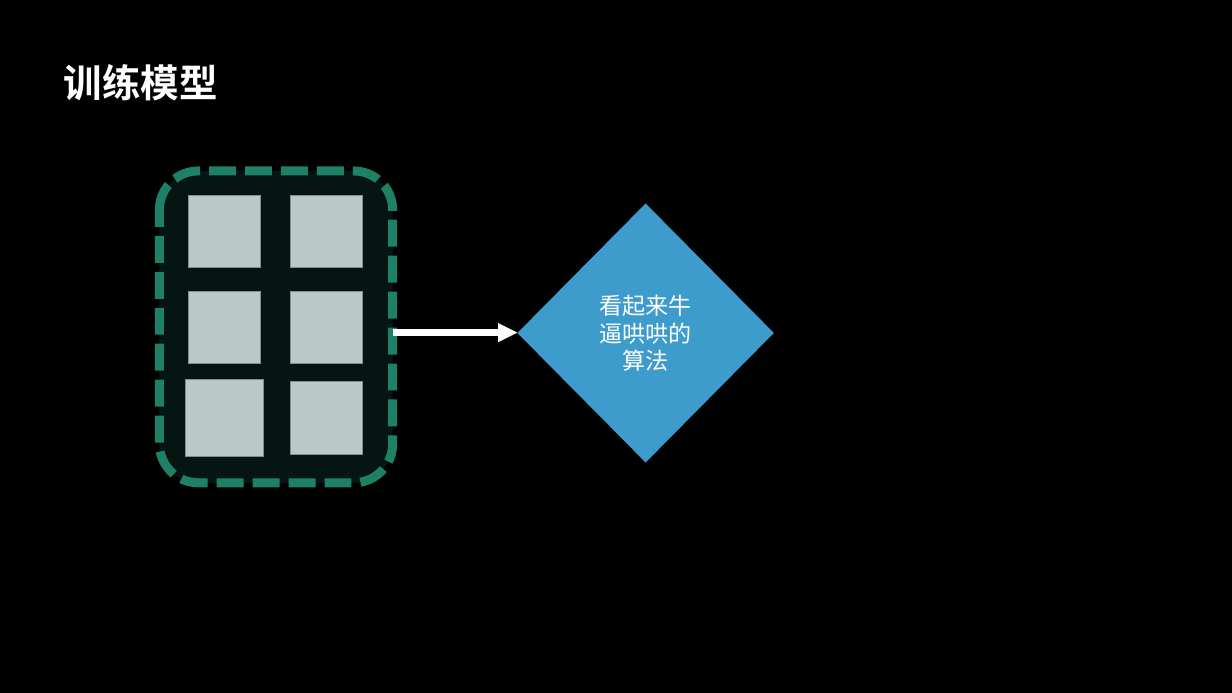
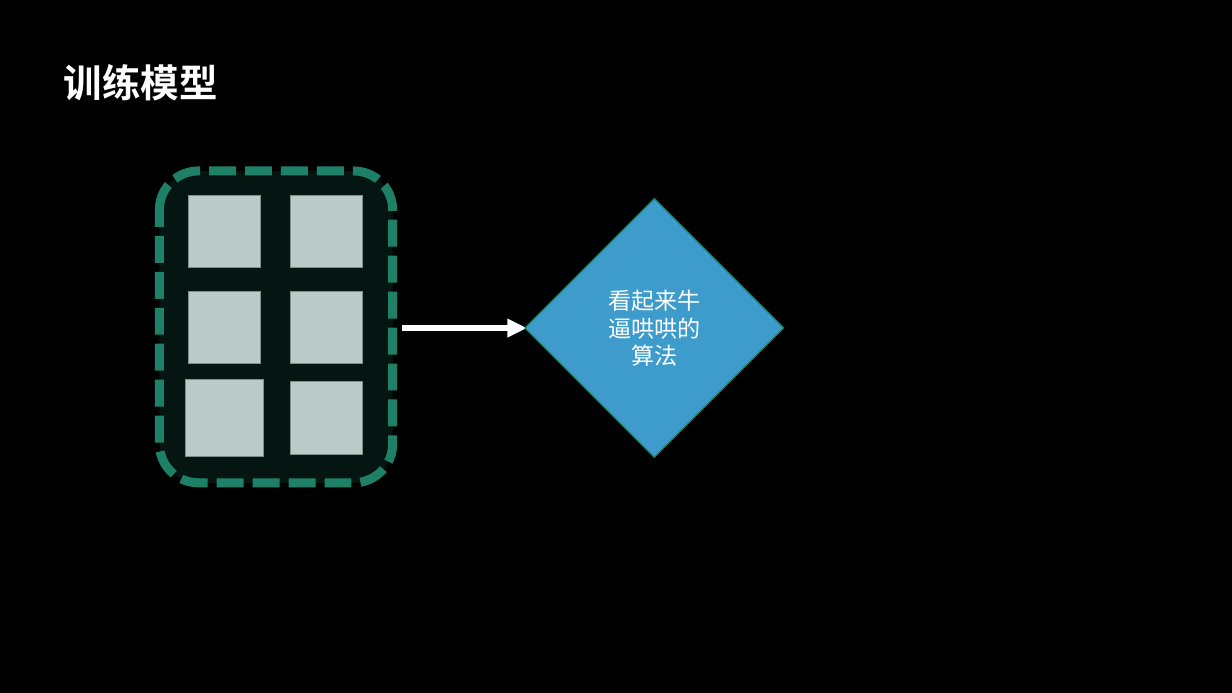
Before and after one commit to GuanyiLL/Study, a slide deck: slide 5 of Swift/CoreMLResearching/CoreML.pptx. Drawn at 1232x693 pixels with LibreOffice and Linux fonts; fonts in the diff are those of the drawing; grey boxes stand for pictures. Boxes give left, top, right and bottom in pixels: in the first picture for what was removed or moved away, otherwise in the second. Text is boxed around its words. In the diff, an @@ line names an element or a change of style, - is before the commit and + after.

```diff
--- a/Swift/CoreMLResearching/CoreML.pptx
+++ b/Swift/CoreMLResearching/CoreML.pptx
@@ diamond "看起来牛逼哄哄的算法": place and size @@
-diamond "看起来牛逼哄哄的算法" at bbox=[518, 203, 774, 462]
+diamond "看起来牛逼哄哄的算法" at bbox=[525, 199, 784, 457]
@@ diamond "看起来牛逼哄哄的算法" at bbox=[525, 199, 784, 457]: outline none to #1E8168 1 pt @@
@@ arrow moved from (393, 333) - (518, 333) to (402, 328) - (527, 328) @@
```
Also in this commit, not shown: 3 other slides changed, 2 slides added.
